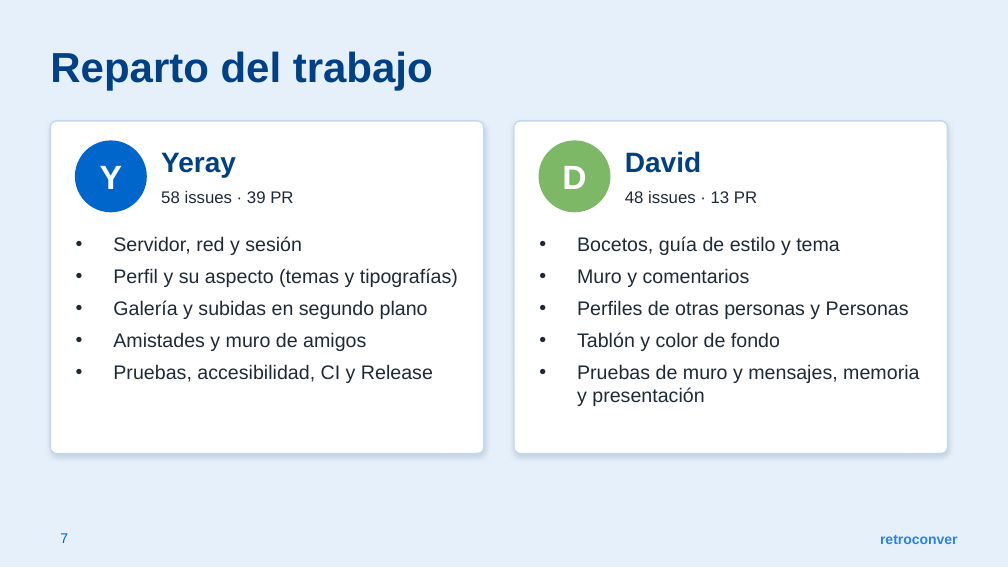
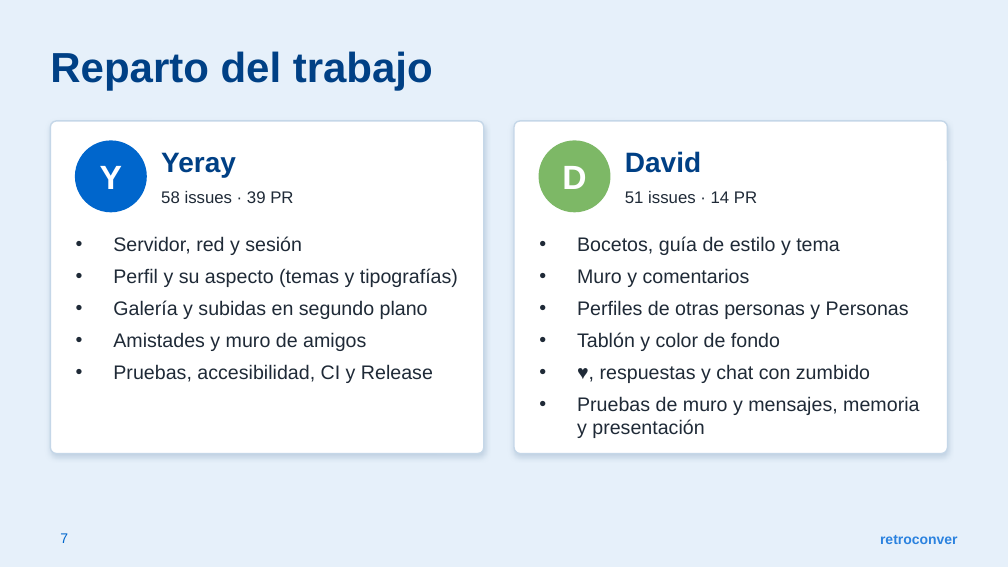
Before and after one commit to yeray06/Retroconver, a slide deck: slide 7 of docs/presentacion/Retroconver_Presentacion.pptx. Drawn at 1008x567 pixels with LibreOffice and Linux fonts; fonts in the diff are those of the drawing. Boxes give left, top, right and bottom in pixels: in the first picture for what was removed or moved away, otherwise in the second. Text is boxed around its words. In the diff, an @@ line names an element or a change of style, - is before the commit and + after.

```diff
--- a/docs/presentacion/Retroconver_Presentacion.pptx
+++ b/docs/presentacion/Retroconver_Presentacion.pptx
@@ text at <box>625,191,757,203</box>: text changed @@
-48 issues · 13 PR
+51 issues · 14 PR
@@ text at <box>600,364,870,383</box>: paragraph added @@
+• ♥, respuestas y chat con zumbido
```
Also in this commit, not shown: 4 other slides changed, 5 other files.
